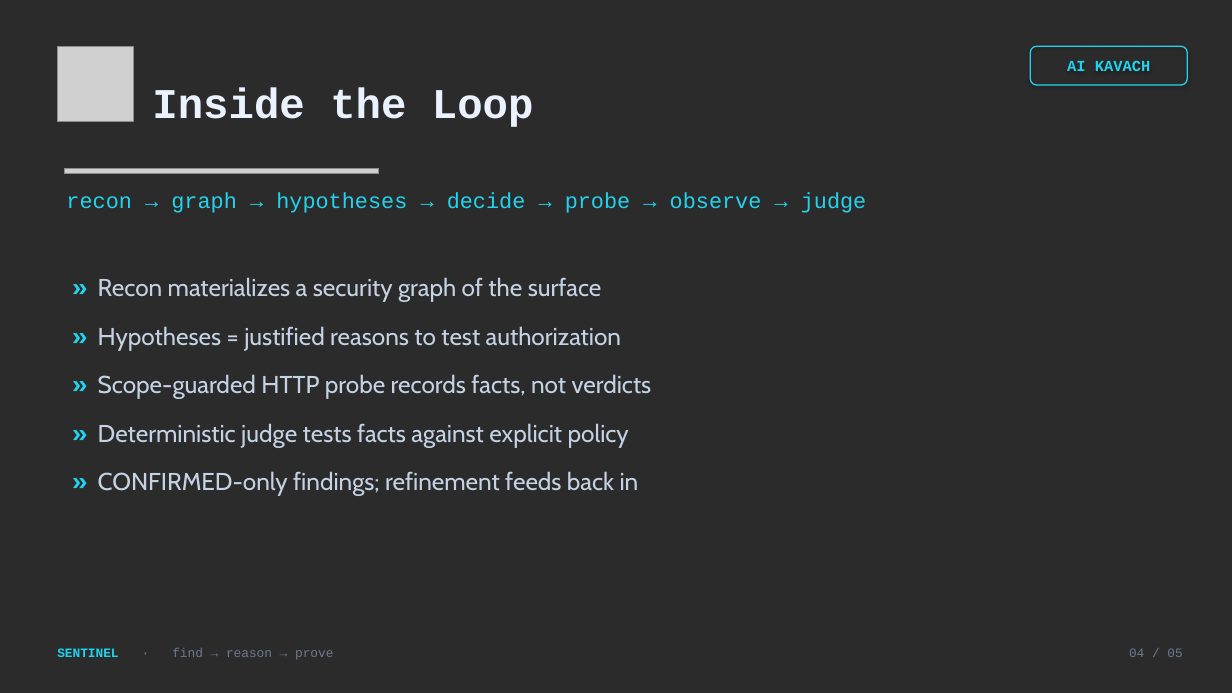
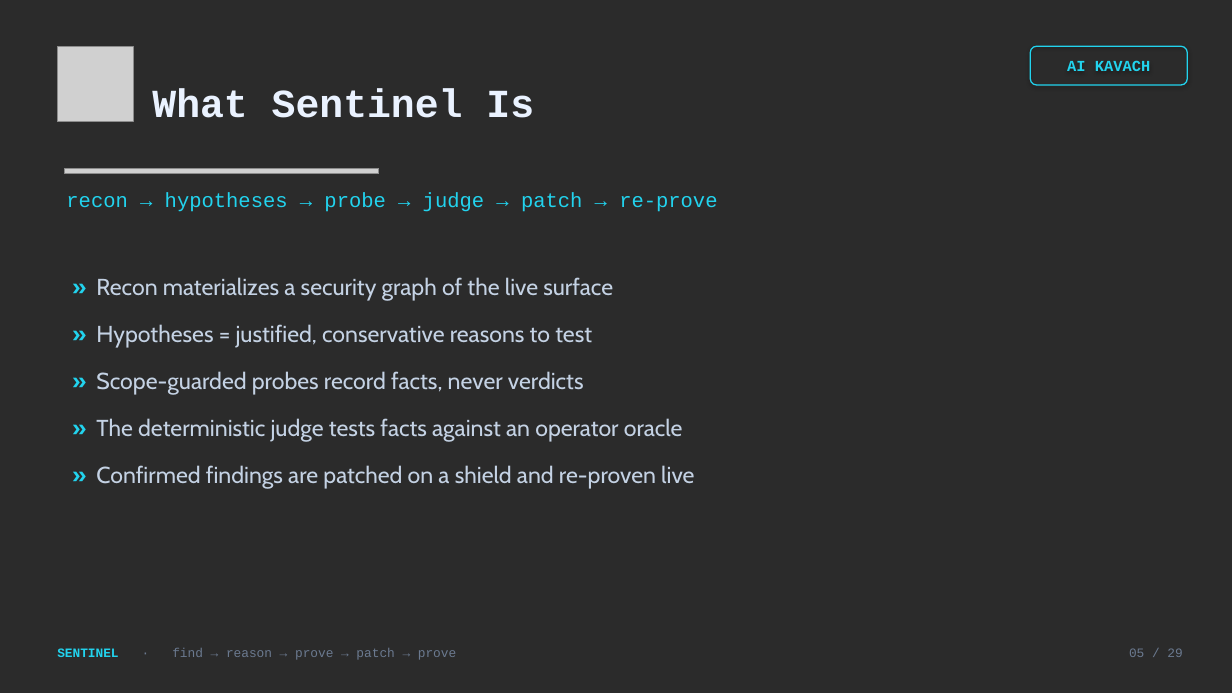
Before and after one commit to arjishnik-sketch/sentinel, a slide deck: slide 5 of deck/Sentinel_AI_Kavach.pptx (slide 4 before the commit). Drawn at 1232x693 pixels with LibreOffice and Linux fonts; fonts in the diff are those of the drawing; grey boxes stand for pictures; background and template pictures are left out; a plain dark background stands for a picture behind light text. Boxes give left, top, right and bottom in pixels: in the first picture for what was removed or moved away, otherwise in the second. Text is boxed around its words. In the diff, an @@ line names an element or a change of style, - is before the commit and + after.

```diff
--- a/deck/Sentinel_AI_Kavach.pptx
+++ b/deck/Sentinel_AI_Kavach.pptx
@@ text at <box>152,88,534,118</box>: text changed; size 33 to 31 pt @@
-Inside the Loop
+What Sentinel Is
@@ text at <box>66,192,717,212</box>: text changed; size 17 to 16 pt @@
-recon → graph → hypotheses → decide → probe → observe → judge
+recon → hypotheses → probe → judge → patch → re-prove
@@ text at <box>96,277,694,489</box>: text changed; size 19 to 18 pt @@
-» Recon materializes a security graph of the surface
-» Hypotheses = justified reasons to test authorization
-» Scope-guarded HTTP probe records facts, not verdicts
-» Deterministic judge tests facts against explicit policy
-» CONFIRMED-only findings; refinement feeds back in
+» Recon materializes a security graph of the live surface
+» Hypotheses = justified, conservative reasons to test
+» Scope-guarded probes record facts, never verdicts
+» The deterministic judge tests facts against an operator oracle
+» Confirmed findings are patched on a shield and re-proven live
@@ text at <box>57,648,456,660</box>: text changed @@
-SENTINEL · find → reason → prove
+SENTINEL · find → reason → prove → patch → prove
@@ text at <box>1129,648,1182,657</box>: text changed @@
-04 / 05
+05 / 29
```
Also in this commit, not shown: 3 other slides changed, 25 slides added, 1 slide removed, 23 other files.
